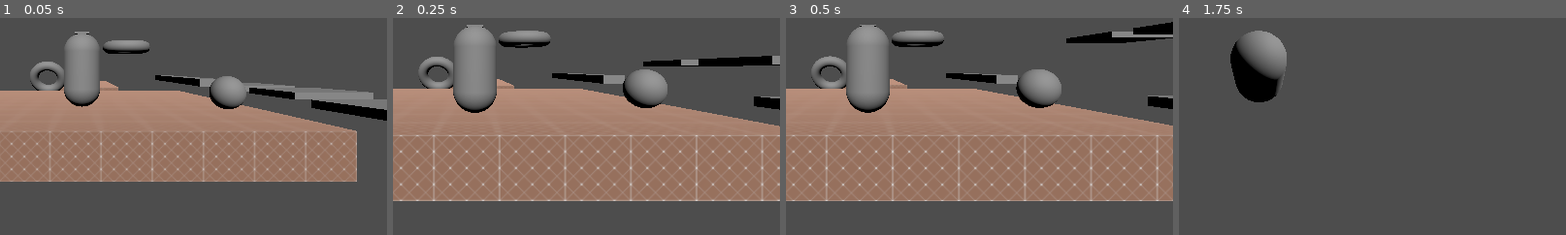
Above: before the commit, frames 1-4 (left to right).
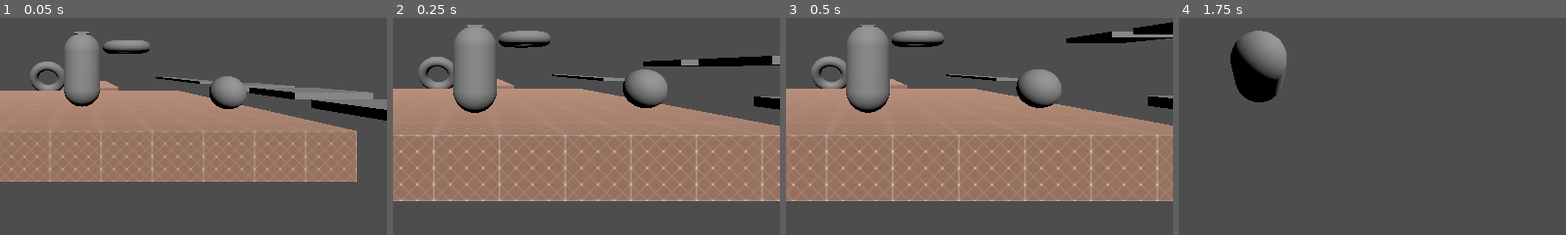
Above: after the commit, the same moments.

Repository: Nigel-Karunaratne/3DPlatformer_Godot4
Game: Godot game, scene res://level_scenes/test_level.tscn
Two runs of this game, one before a commit and one after it. Both use one fixed random seed, a clock stepped at 60 frames per second and the inputs below. The project has no main scene, so this scene is started directly.
Inputs (mouse positions are % of the whole screen's width and height, from its top left):
- Up to frame 1 (0.05 s): no input
- Up to frame 2 (0.25 s): no input
- Up to frame 3 (0.5 s): no input
- Up to frame 4 (1.75 s): tap Enter at 0.5 s; move the mouse to (55, 50) at 0.52 s; hold W (move_forward) from 0.53 s (still down); tap R at 0.6 s; tap Space (jump) at 0.77, 1.52 s; move the mouse to (45, 50) at 1.27 s; tap T at 1.35 s
The pictures show only the part of the screen within x 39-89%, y 38-88%; the shares and areas given below are measured in that part.

The runs differ from the first frame. In frame 1, 0.4% of the frame differs, in the area x 40-56%, y 26-32%; in frame 2, 0.4%, in the area x 41-60%, y 25-31%; in frame 3, 0.4%; in frame 4, nothing differs.

Commit message:
Now works with grounded influence velocity

Diff:
--- a/prefab_scenes/accelerator_pad.tscn
+++ b/prefab_scenes/accelerator_pad.tscn
@@ -3,12 +3,12 @@
 [ext_resource type="Script" path="res://scripts/accelerator_pad.gd" id="1_ggl22"]
 
 [sub_resource type="BoxShape3D" id="BoxShape3D_mcj7f"]
-size = Vector3(1, 0.137469, 1)
+size = Vector3(0.9, 0.038, 0.9)
 
 [sub_resource type="BoxMesh" id="BoxMesh_infec"]
 
 [sub_resource type="BoxShape3D" id="BoxShape3D_kpfyn"]
-size = Vector3(1, 0.385699, 1)
+size = Vector3(1, 0.13, 1)
 
 [node name="AcceleratorPad" type="Node3D"]
 script = ExtResource("1_ggl22")
@@ -16,13 +16,13 @@
 [node name="Area3D" type="Area3D" parent="."]
 
 [node name="CollisionShape3D" type="CollisionShape3D" parent="Area3D"]
-transform = Transform3D(1, 0, 0, 0, 1, 0, 0, 0, 1, 0, 0.266327, 0)
+transform = Transform3D(1, 0, 0, 0, 1, 0, 0, 0, 1, 0, 0.0862073, 0)
 shape = SubResource("BoxShape3D_mcj7f")
 
 [node name="StaticBody3D" type="StaticBody3D" parent="."]
 
 [node name="MeshInstance3D" type="MeshInstance3D" parent="StaticBody3D"]
-transform = Transform3D(1, 0, 0, 0, 0.389368, 0, 0, 0, 1, 0, 0, 0)
+transform = Transform3D(1, 0, 0, 0, 0.13, 0, 0, 0, 1, 0, 0, 0)
 mesh = SubResource("BoxMesh_infec")
 skeleton = NodePath("../..")
 
--- a/scripts/accelerator_pad.gd
+++ b/scripts/accelerator_pad.gd
@@ -13,8 +13,10 @@
 func _on_area_3d_body_entered(body:Node3D):
 	if body is PlayerMove:
 		player = (body as PlayerMove)
+		player.on_accel_pad = true
 
 func _on_area_3d_body_exited(body:Node3D):
 	if body == player:
 		# player.influence_velocity -= -basis.z * applied_force
+		player.on_accel_pad = false
 		player = null
